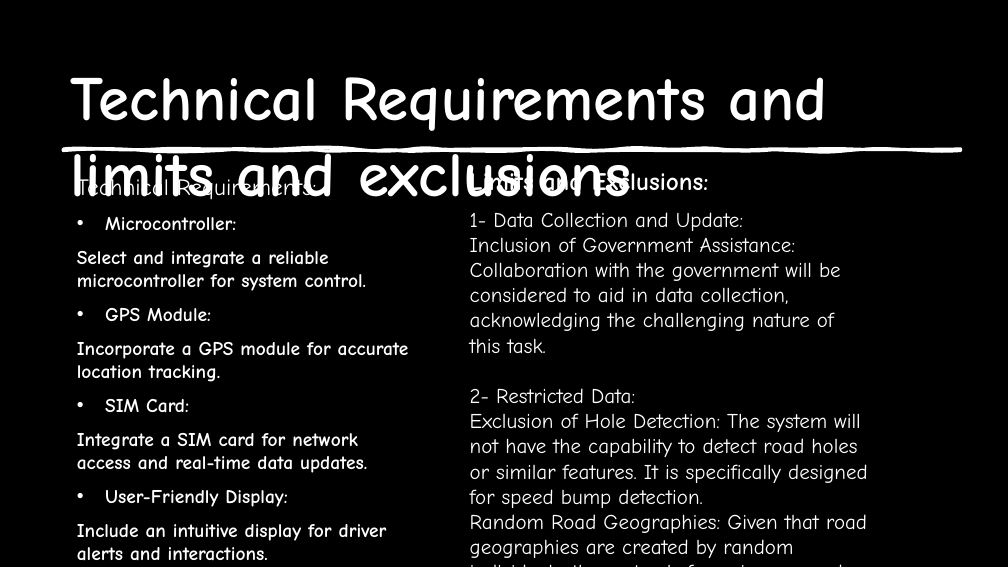
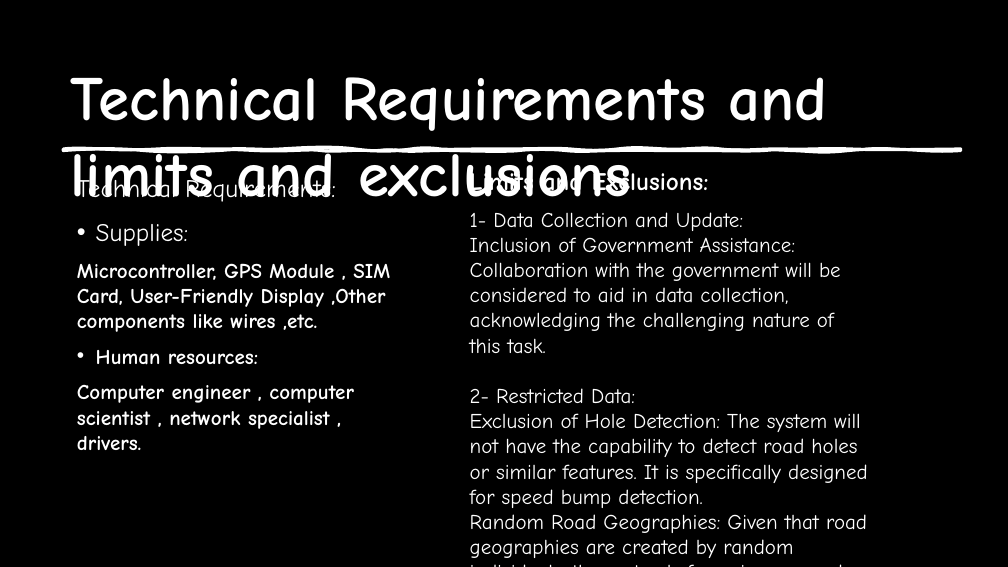
Before and after one commit to MrAbdalrahman/university, a slide deck: slide 5 of project_management/projectManegment.pptx. Drawn at 1008x567 pixels with LibreOffice and Linux fonts; fonts in the diff are those of the drawing; background and template pictures are left out. Boxes give left, top, right and bottom in pixels: in the first picture for what was removed or moved away, otherwise in the second. Text is boxed around its words. In the diff, an @@ line names an element or a change of style, - is before the commit and + after.

Commit message:
computer applications exp9

```diff
--- a/project_management/projectManegment.pptx
+++ b/project_management/projectManegment.pptx
@@ text at (x1=77, y1=176, x2=336, y2=202): size 22.2 to 24 pt in "Technical Requirements:" @@
@@ text at (x1=77, y1=224, x2=390, y2=450): text changed; size 18.5 to 20 pt @@
-• Microcontroller:
-Select and integrate a reliable microcontroller for system control.
-• GPS Module:
-Incorporate a GPS module for accurate location tracking.
-• SIM Card:
-Integrate a SIM card for network access and real-time data updates.
-• User-Friendly Display:
-Include an intuitive display for driver alerts and interactions.
-• Other components like wires ,etc.
+• Supplies:
+Microcontroller, GPS Module , SIM Card, User-Friendly Display ,Other components like wires ,etc.
+• Human resources:
+Computer engineer , computer scientist , network specialist , drivers.
```
Also in this commit, not shown: 3 other slides changed, 43 other files.
